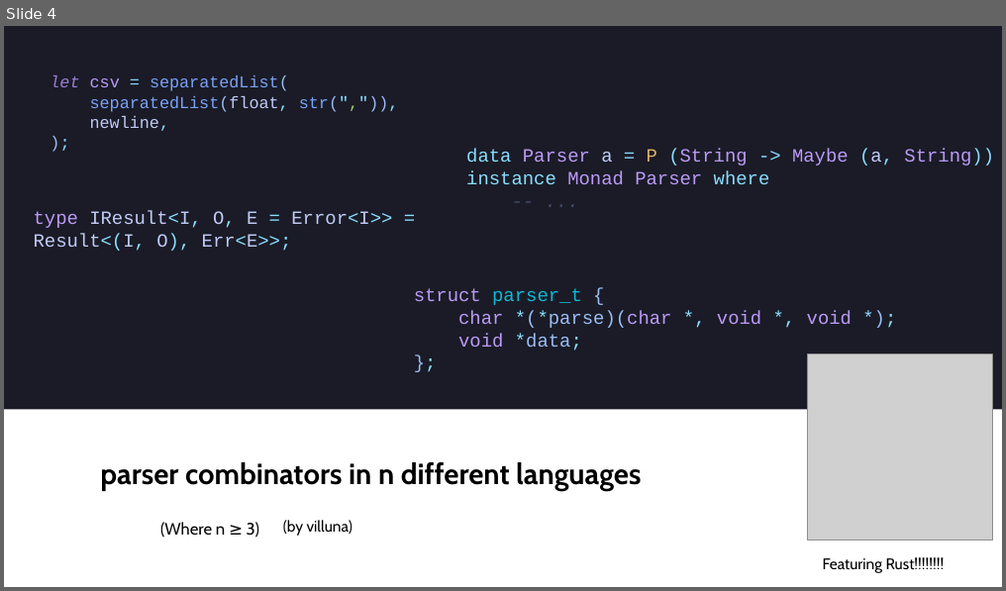
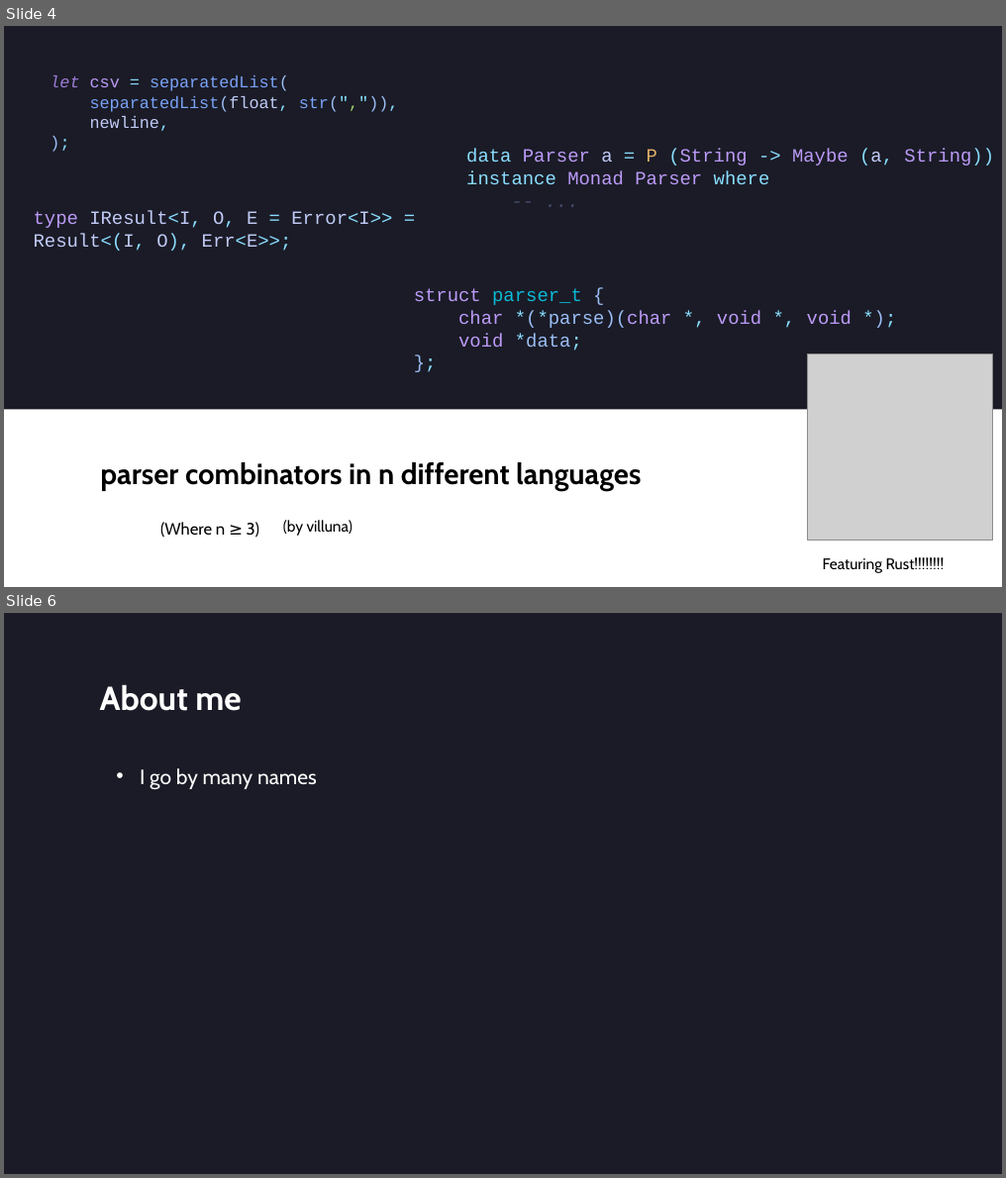
Before and after one commit to villuna/parsers-talk, a slide deck: presentation/presentation.pptx. Shown one above the other, each under a label of ours: slide 4 before the commit, slides 4 and 6 after it; the slides between them are not shown. The pictures are 1006x591 and 1006x1178 pixels, drawn with LibreOffice and Linux fonts; fonts in the diff are those of the drawing; grey boxes stand for pictures. Boxes give left, top, right and bottom in pixels: in the first picture for what was removed or moved away, otherwise in the second. Text is boxed around its words. In the diff, an @@ line names an element or a change of style, - is before the commit and + after.

```diff
--- a/presentation/presentation.pptx
+++ b/presentation/presentation.pptx
@@ slide 6 added at [4,613,1002,1174], background #1A1B26 @@
@@ title added at [100,684,241,711], 32 pt, text #FFFFFF, bold @@
+About me
@@ text added at [140,768,317,790], 20 pt, text #FFFFFF @@
+• I go by many names
```
Also in this commit, not shown: 3 other slides changed, 27 other slides added, 1 slide removed, 6 other files.
